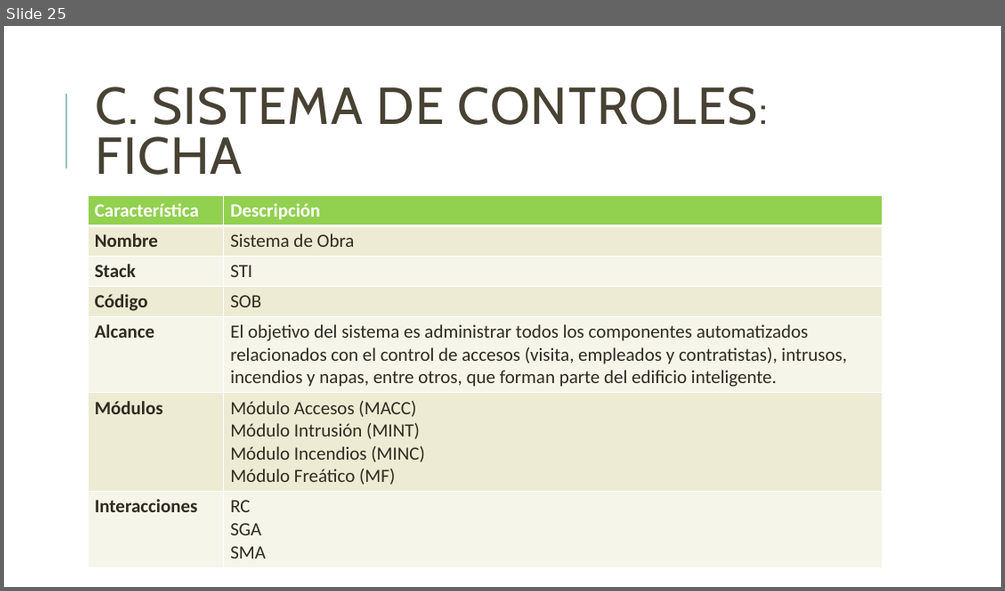
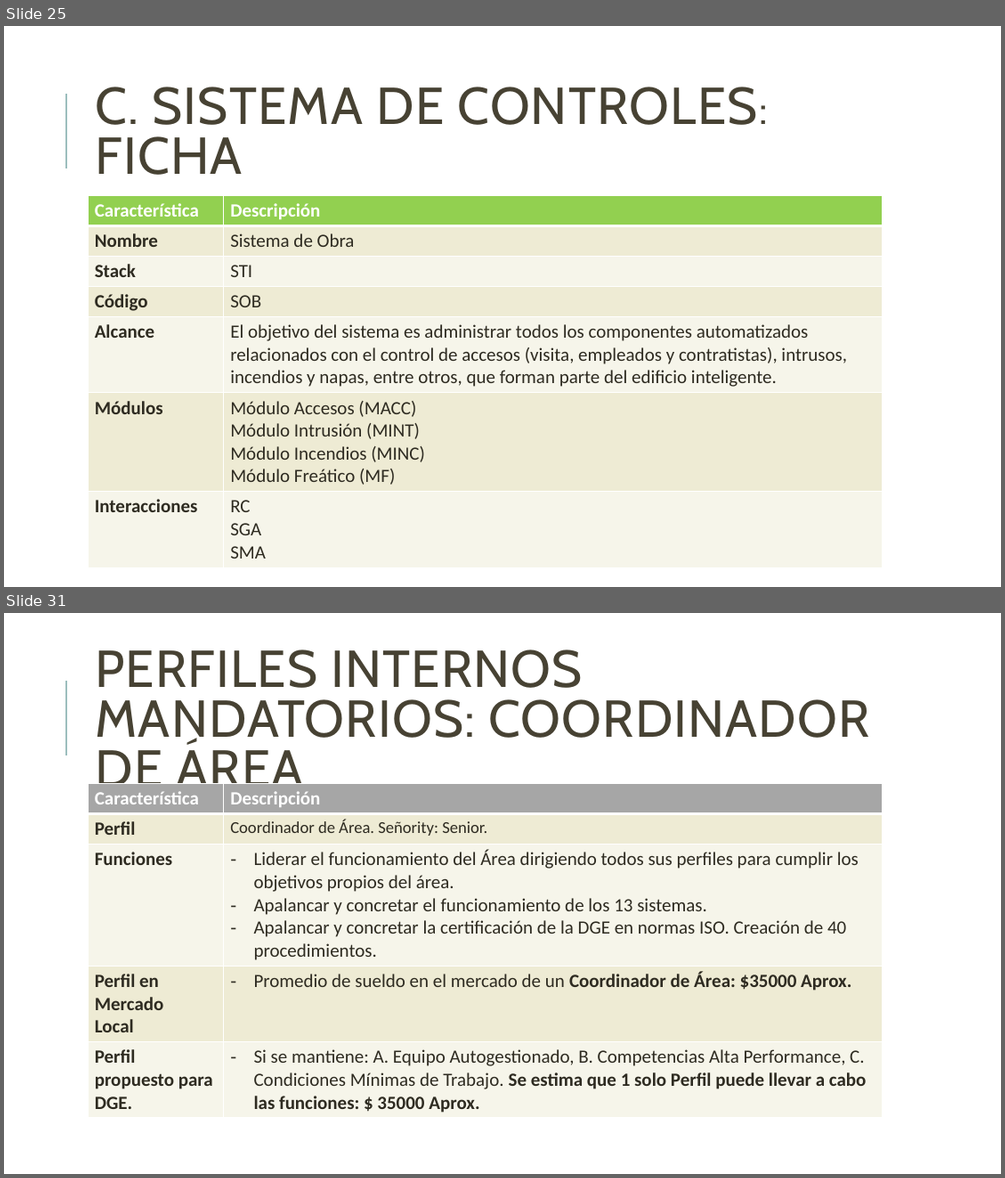
Before and after one commit to jsrxar/dge, a slide deck: 1-general/1-presentaciones/planificacion-control-presentacion-v2.pptx. Shown one above the other, each under a label of ours: slide 25 before the commit, slides 25 and 31 after it; the slides between them are not shown. The pictures are 1005x591 and 1005x1178 pixels, drawn with LibreOffice and Linux fonts; fonts in the diff are those of the drawing. Boxes give left, top, right and bottom in pixels: in the first picture for what was removed or moved away, otherwise in the second. Text is boxed around its words. In the diff, an @@ line names an element or a change of style, - is before the commit and + after.

Commit message:
Agreado de equipo. Funciones Objetivos.

```diff
--- a/1-general/1-presentaciones/planificacion-control-presentacion-v2.pptx
+++ b/1-general/1-presentaciones/planificacion-control-presentacion-v2.pptx
@@ slide 31 added at [4,613,1001,1174], background #FFFFFF; not listed: 1 template element that a slide beside it also shows @@
@@ title added at [95,649,870,798], 50 pt, text #474233 @@
+PERFILES INTERNOS MANDATORIOS: COORDINADOR DE ÁREA
@@ table added at [88,784,882,1116], 5 rows, 2 columns @@
+Característica | Descripción
+Perfil | Coordinador de Área. Señority: Senior.
+Funciones | Liderar el funcionamiento del Área dirigiendo todos sus perfiles para cumplir los objetivos propios del área. / Apalancar y concretar el funcionamiento de los 13 sistemas. / Apalancar y concretar la certificación de la DGE en normas ISO. Creación de 40 procedimientos.
+Perfil en Mercado / Local | Promedio de sueldo en el mercado de un Coordinador de Área: $35000 Aprox.
+Perfil propuesto para DGE. | Si se mantiene: A. Equipo Autogestionado, B. Competencias Alta Performance, C. Condiciones Mínimas de Trabajo. Se estima que 1 solo Perfil puede llevar a cabo las funciones: $ 35000 Aprox.
```
Also in this commit, not shown: 8 slides changed, 3 other slides added.
